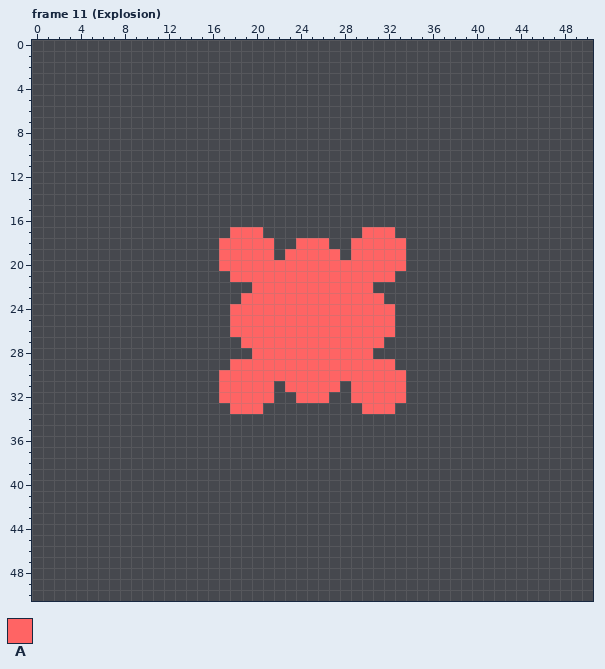
Pixel-art file: Amity Chain (Art Files)/Digital Art/Sprites/Effects and UI/SolisProjectiles2.aseprite. Above is the file before it was changed.
51x51 pixels, 25 frames. Colours within 5 levels of each other are drawn and written as one. Shown: frame 11 (Explosion). The commit also changed other frames, which this record leaves out.
Palette (. is transparent): A #ff6464
Pixels before, frame 11 (Explosion) (only the part around the change), first column x 4:
 1 ...............................................
 2 ...............................................
 3 ...............................................
 4 ...............................................
 5 ...............................................
 6 ...............................................
 7 ...............................................
 8 ...............................................
 9 ...............................................
10 ...............................................
11 ...............................................
12 ...............................................
13 ...............................................
14 ...............................................
15 ...............................................
16 ...............................................
17 ..............AAA.........AAA..................
18 .............AAAAA..AAA..AAAAA.................
19 .............AAAAA.AAAAA.AAAAA.................
20 .............AAAAAAAAAAAAAAAAA.................
21 ..............AAAAAAAAAAAAAAA..................
22 ................AAAAAAAAAAA....................
23 ...............AAAAAAAAAAAAA...................
24 ..............AAAAAAAAAAAAAAA..................
25 ..............AAAAAAAAAAAAAAA..................
26 ..............AAAAAAAAAAAAAAA..................
27 ...............AAAAAAAAAAAAA...................
28 ................AAAAAAAAAAA....................
29 ..............AAAAAAAAAAAAAAA..................
30 .............AAAAAAAAAAAAAAAAA.................
31 .............AAAAA.AAAAA.AAAAA.................
32 .............AAAAA..AAA..AAAAA.................
33 ..............AAA.........AAA..................
34 ...............................................
35 ...............................................
36 ...............................................
37 ...............................................
38 ...............................................
39 ...............................................
40 ...............................................
41 ...............................................
42 ...............................................
Now the later version:
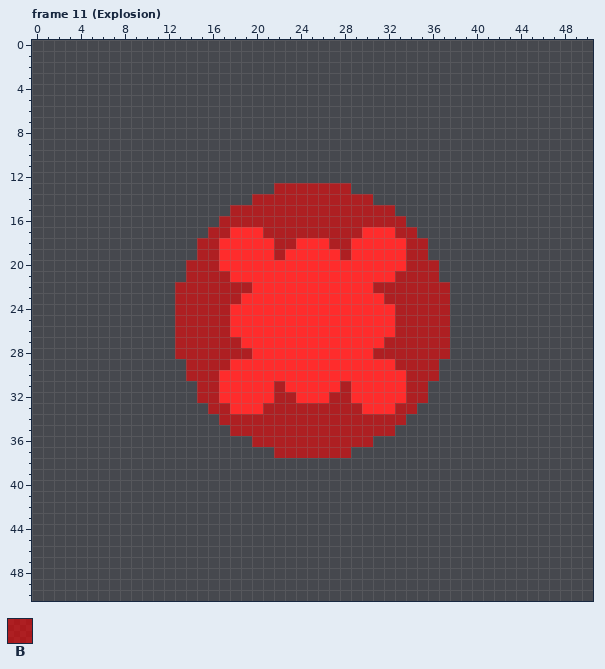
Colours new in this view: B #ff000090
Edits made:
layer "Hitboxes" added
colour A: #ff6464 -> #ff2c2c
Frame 11 (Explosion), layer "Hitboxes":
y 13: x 22..28 ....... -> BBBBBBB
y 14: x 20..30 ........... -> BBBBBBBBBBB
y 15: x 18..32 ............... -> BBBBBBBBBBBBBBB
y 16: x 17..33 ................. -> BBBBBBBBBBBBBBBBB
y 17: x 16..17 .. -> BB; x 21..29 ......... -> BBBBBBBBB; x 33..34 .. -> BB
y 18: x 15..16 .. -> BB; x 22..23 .. -> BB; x 27..28 .. -> BB; x 34..35 .. -> BB
y 19: x 15..16 .. -> BB; x 22 . -> B; x 28 . -> B; x 34..35 .. -> BB
y 20: x 14..16 ... -> BBB; x 34..36 ... -> BBB
y 21: x 14..17 .... -> BBBB; x 33..36 .... -> BBBB
y 22: x 13..19 ....... -> BBBBBBB; x 31..37 ....... -> BBBBBBB
y 23: x 13..18 ...... -> BBBBBB; x 32..37 ...... -> BBBBBB
y 24..26: x 13..17 ..... -> BBBBB; x 33..37 ..... -> BBBBB
y 27: x 13..18 ...... -> BBBBBB; x 32..37 ...... -> BBBBBB
y 28: x 13..19 ....... -> BBBBBBB; x 31..37 ....... -> BBBBBBB
y 29: x 14..17 .... -> BBBB; x 33..36 .... -> BBBB
y 30: x 14..16 ... -> BBB; x 34..36 ... -> BBB
y 31: x 15..16 .. -> BB; x 22 . -> B; x 28 . -> B; x 34..35 .. -> BB
y 32: x 15..16 .. -> BB; x 22..23 .. -> BB; x 27..28 .. -> BB; x 34..35 .. -> BB
y 33: x 16..17 .. -> BB; x 21..29 ......... -> BBBBBBBBB; x 33..34 .. -> BB
y 34: x 17..33 ................. -> BBBBBBBBBBBBBBBBB
y 35: x 18..32 ............... -> BBBBBBBBBBBBBBB
y 36: x 20..30 ........... -> BBBBBBBBBBB
y 37: x 22..28 ....... -> BBBBBBB
Where, in picture pixels (left, top, right, bottom), the same in both pictures:
changed: (175, 183, 450, 458)
